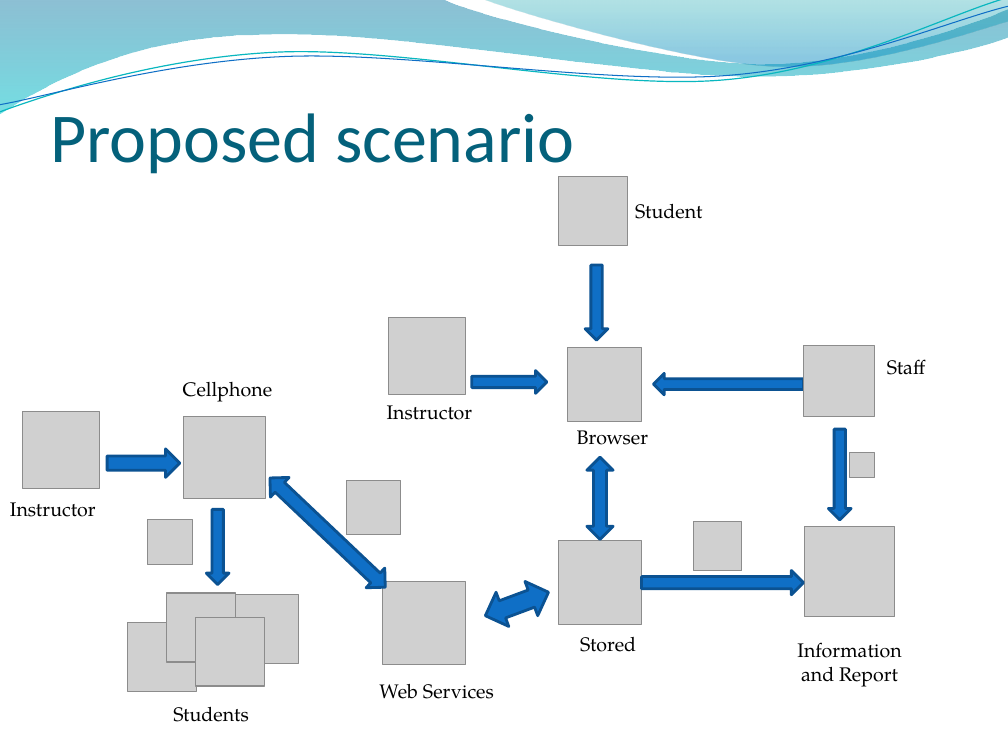
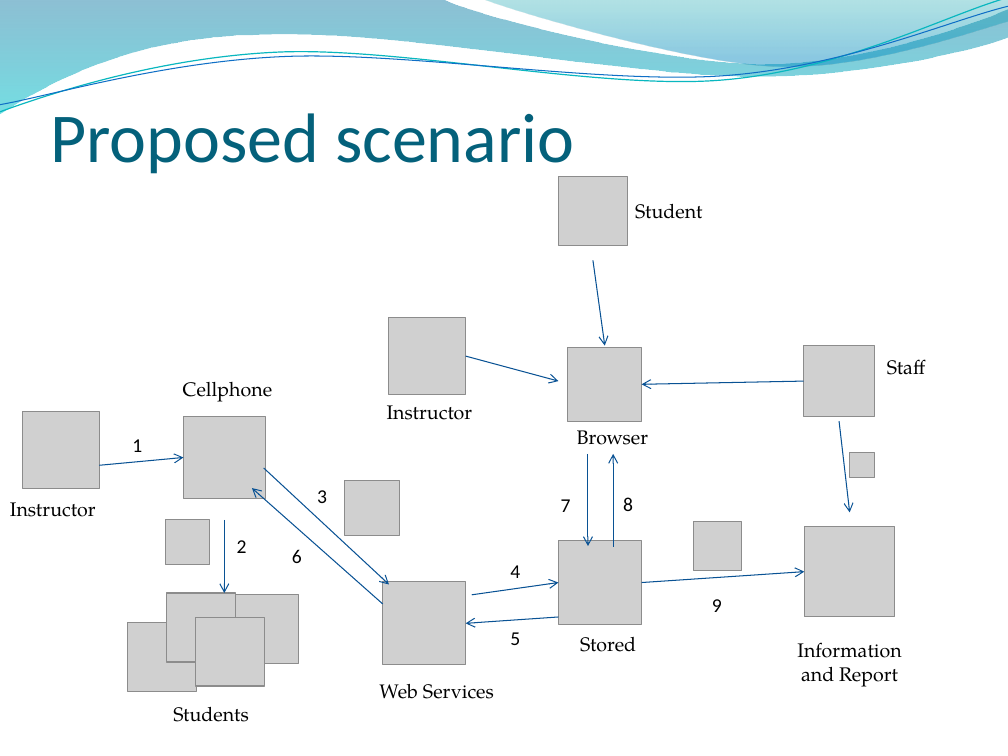
Before and after one commit to conanak99/roll-system-mobile, a slide deck: slide 9 of Document/Slide/Slide thuyet trinh.pptx (slide 8 before the commit). Drawn at 1008x756 pixels with LibreOffice and Linux fonts; fonts in the diff are those of the drawing; grey boxes stand for pictures; background and template pictures are left out. Boxes give left, top, right and bottom in pixels: in the first picture for what was removed or moved away, otherwise in the second. Text is boxed around its words. In the diff, an @@ line names an element or a change of style, - is before the commit and + after.

```diff
--- a/Document/Slide/Slide thuyet trinh.pptx
+++ b/Document/Slide/Slide thuyet trinh.pptx
@@ right arrow removed at (x1=586, y1=265, x2=609, y2=341) @@
@@ arrow added from (593, 260) to (605, 346), #095295 0.75 pt @@
@@ arrow added from (466, 356) to (558, 381), #095295 0.75 pt @@
@@ right arrow removed at (x1=472, y1=371, x2=547, y2=394) @@
@@ arrow added from (803, 381) to (642, 384), #095295 0.75 pt @@
@@ right arrow removed at (x1=653, y1=373, x2=803, y2=394) @@
@@ right arrow removed at (x1=107, y1=449, x2=179, y2=477) @@
@@ text added at (x1=132, y1=439, x2=142, y2=452), 14 pt, text #000000 @@
+1
@@ right arrow removed at (x1=828, y1=429, x2=851, y2=520) @@
@@ arrow added from (839, 421) to (850, 512), #095295 0.75 pt @@
@@ arrow added from (100, 466) to (183, 458), #095295 0.75 pt @@
@@ up down arrow removed at (x1=261, y1=469, x2=395, y2=598) @@
@@ arrow added from (264, 468) to (389, 585), #095295 0.75 pt @@
@@ up down arrow removed at (x1=587, y1=457, x2=613, y2=539) @@
@@ arrow added from (588, 454) to (588, 546), #095295 0.75 pt @@
@@ arrow added from (613, 547) to (613, 454), #095295 0.75 pt @@
@@ right arrow removed at (x1=207, y1=509, x2=230, y2=585) @@
@@ arrow added from (383, 604) to (252, 488), #095295 0.75 pt @@
@@ text added at (x1=317, y1=490, x2=327, y2=503), 14 pt, text #000000 @@
+3
@@ text added at (x1=561, y1=499, x2=571, y2=512), 14 pt, text #000000 @@
+7
@@ text added at (x1=623, y1=497, x2=633, y2=511), 14 pt, text #000000 @@
+8
@@ picture moved from (x1=147, y1=520, x2=192, y2=564) to (x1=165, y1=520, x2=210, y2=564) @@
@@ arrow added from (225, 520) to (225, 593), #095295 0.75 pt @@
@@ text added at (x1=237, y1=540, x2=247, y2=553), 14 pt, text #000000 @@
+2
@@ text added at (x1=292, y1=549, x2=302, y2=563), 14 pt, text #000000 @@
+6
@@ text added at (x1=510, y1=565, x2=520, y2=578), 14 pt, text #000000 @@
+4
@@ arrow added from (472, 595) to (558, 583), #095295 0.75 pt @@
@@ up down arrow removed at (x1=479, y1=576, x2=555, y2=633) @@
@@ right arrow removed at (x1=642, y1=571, x2=804, y2=595) @@
@@ arrow added from (642, 583) to (804, 572), #095295 0.75 pt @@
@@ text added at (x1=712, y1=599, x2=722, y2=612), 14 pt, text #000000 @@
+9
@@ arrow added from (558, 617) to (466, 623), #095295 0.75 pt @@
@@ text added at (x1=510, y1=632, x2=520, y2=645), 14 pt, text #000000 @@
+5
```
Also in this commit, not shown: 5 other slides changed, 3 slides added, 1 slide removed, 1 other file.
